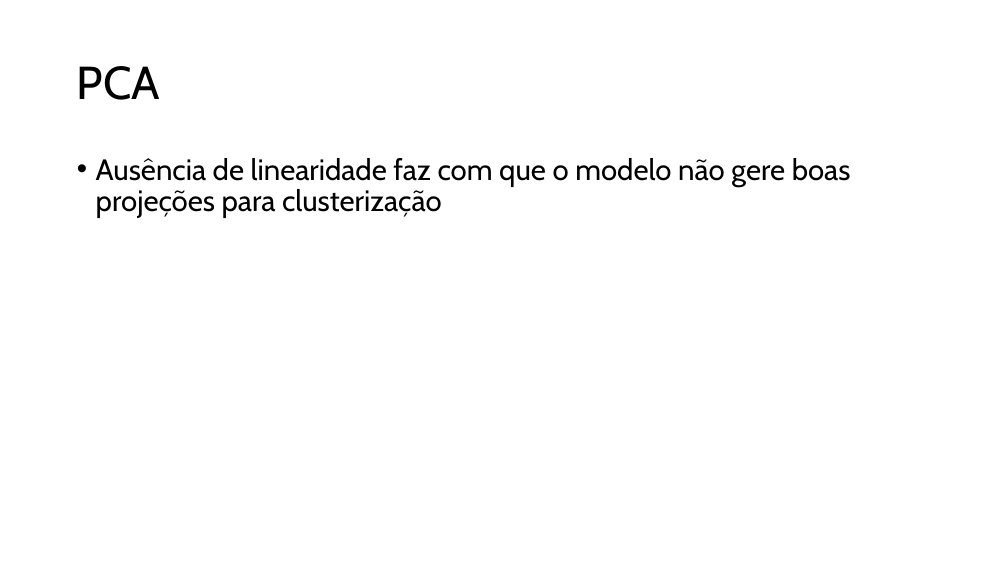
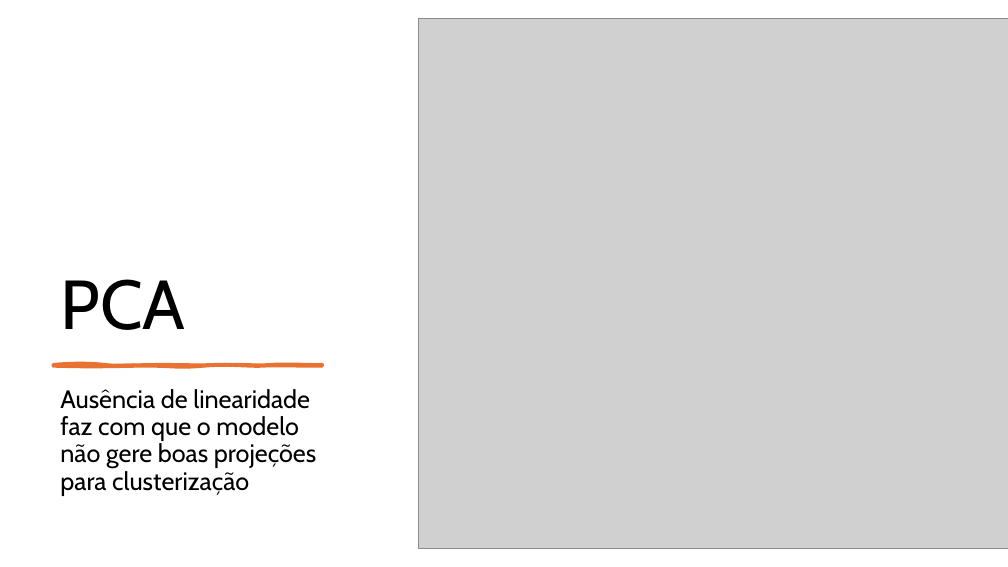
Before and after one commit to gilcesarf/imd3003-202502-projeto, a slide deck: slide 6 of CamelRouteEmbeddingAnalysis-Apresentacao.pptx. Drawn at 1008x567 pixels with LibreOffice and Linux fonts; fonts in the diff are those of the drawing; grey boxes stand for pictures. Boxes give left, top, right and bottom in pixels: in the first picture for what was removed or moved away, otherwise in the second. Text is boxed around its words. In the diff, an @@ line names an element or a change of style, - is before the commit and + after.

```diff
--- a/CamelRouteEmbeddingAnalysis-Apresentacao.pptx
+++ b/CamelRouteEmbeddingAnalysis-Apresentacao.pptx
@@ picture added at (x1=418, y1=18, x2=1008, y2=549) @@
@@ title "PCA" moved from (x1=77, y1=66, x2=160, y2=100) to (x1=60, y1=279, x2=185, y2=330) @@
@@ title "PCA" at (x1=60, y1=279, x2=185, y2=330): size 44 to 66 pt; vertical alignment middle to bottom @@
@@ text "Ausência de linearidade faz com ..." moved from (x1=96, y1=158, x2=851, y2=218) to (x1=60, y1=389, x2=316, y2=496) @@
@@ text "Ausência de linearidade faz com ..." at (x1=60, y1=389, x2=316, y2=496): size 28 to 24 pt; bullet • to none @@
@@ freeform shape added at (x1=53, y1=364, x2=322, y2=366), fill #E97132, outline #E97132 3 pt @@
```
Also in this commit, not shown: 4 other slides changed, 6 slides added, 1 slide removed, 1 other file.
